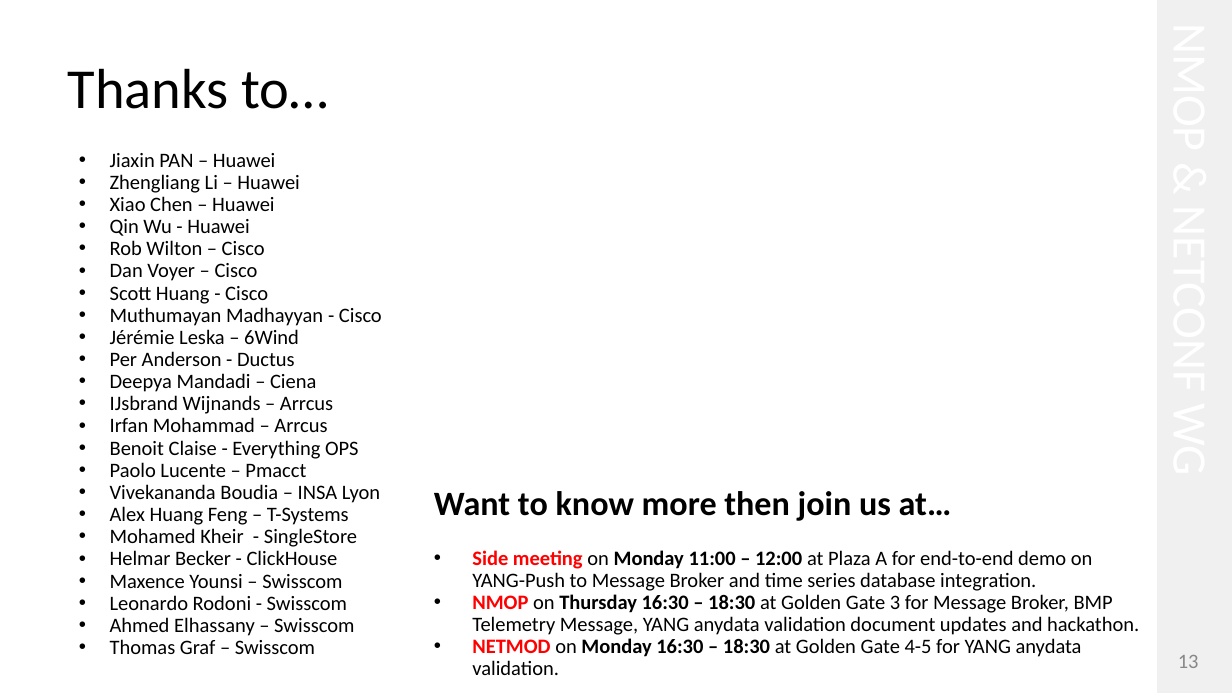
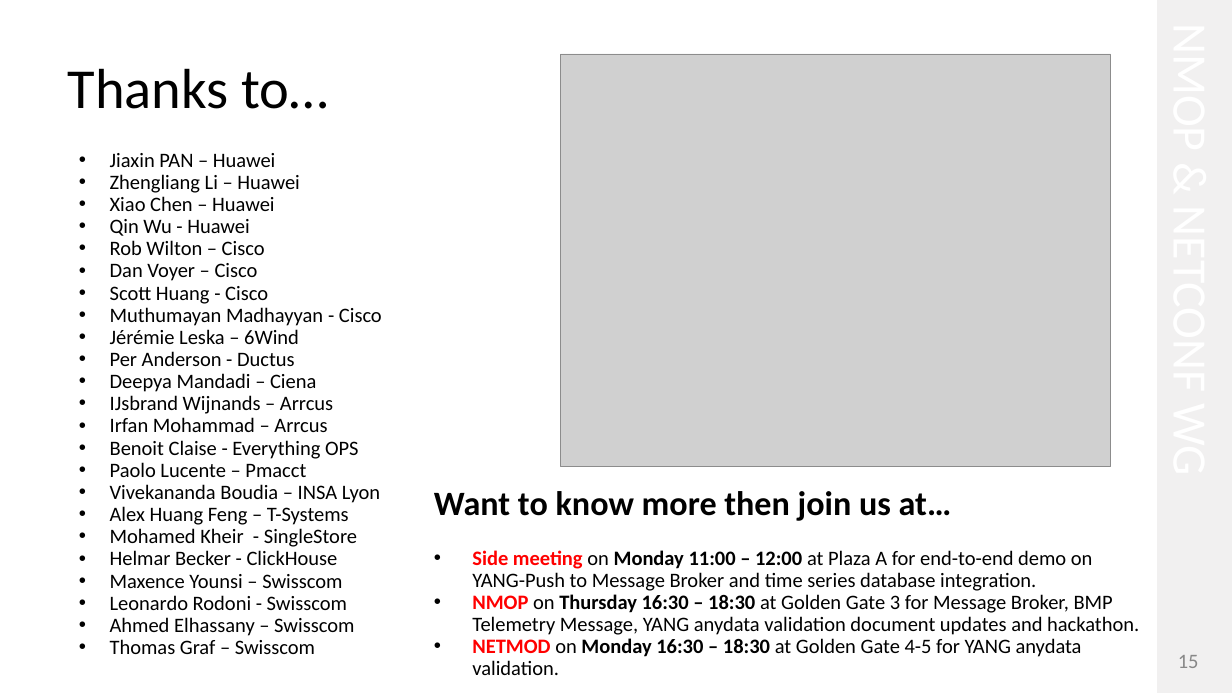
Before and after one commit to network-analytics/ietf-network-analytics-document-status, a slide deck: slide 15 of 127/NMOP/ietf-127-hackathon-validate-e2e-yp-message-broker.pptx (slide 13 before the commit). Drawn at 1232x693 pixels with LibreOffice and Linux fonts; fonts in the diff are those of the drawing; grey boxes stand for pictures. Boxes give left, top, right and bottom in pixels: in the first picture for what was removed or moved away, otherwise in the second. Text is boxed around its words. In the diff, an @@ line names an element or a change of style, - is before the commit and + after.

```diff
--- a/127/NMOP/ietf-127-hackathon-validate-e2e-yp-message-broker.pptx
+++ b/127/NMOP/ietf-127-hackathon-validate-e2e-yp-message-broker.pptx
@@ picture added at box(561, 54, 1111, 467) @@
@@ page number at box(1178, 655, 1199, 668): text changed @@
-13
+15
```
Also in this commit, not shown: 2 slides added, 1 other file.
